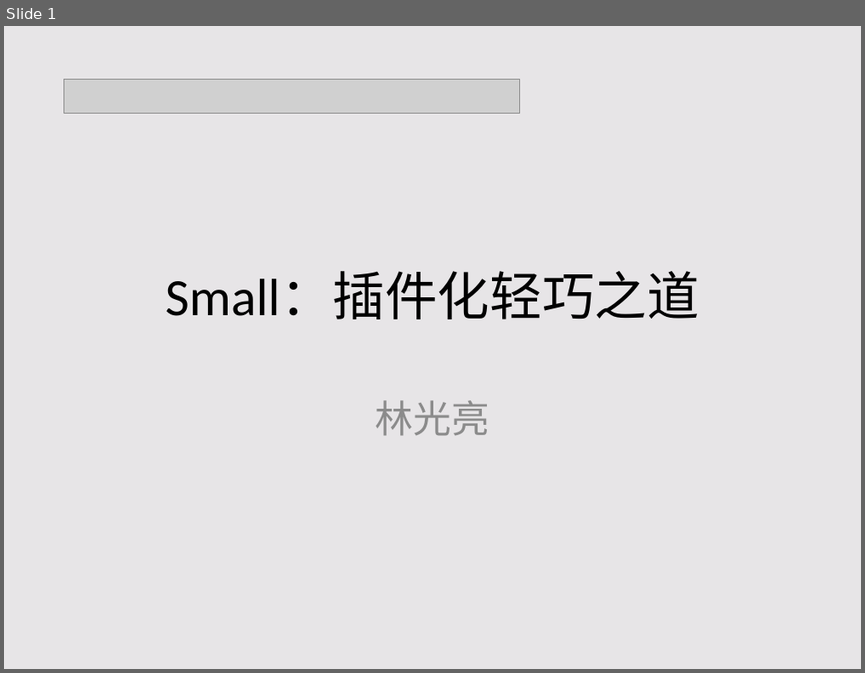
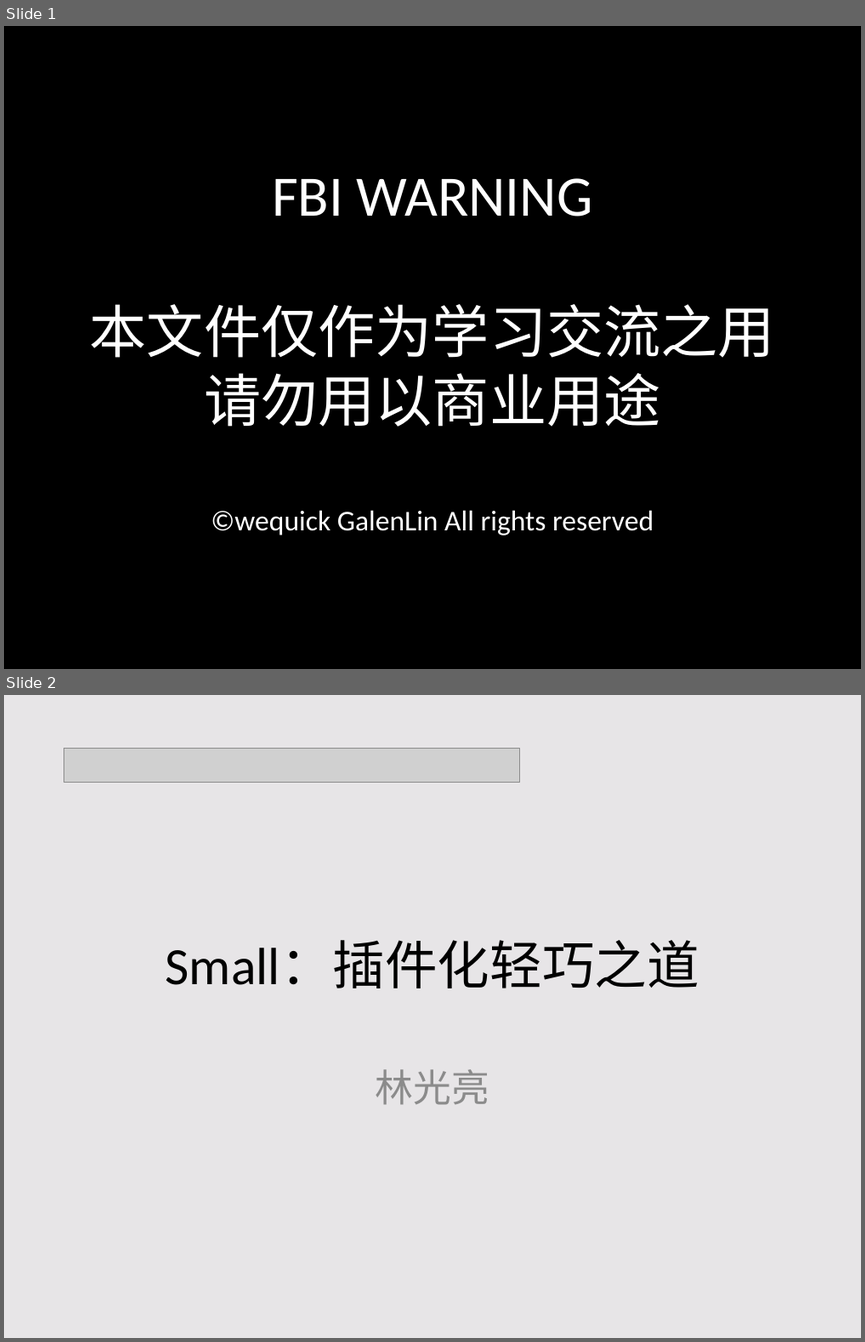
Before and after one commit to wequick/wequick.github.io, a slide deck: small/docs/ppt/gmtc-galen-small.ppsx. Shown one above the other, each under a label of ours: slide 1 before the commit, slides 1 and 2 after it. The pictures are 865x673 and 865x1342 pixels, drawn with LibreOffice and Linux fonts; fonts in the diff are those of the drawing; grey boxes stand for pictures; background and template pictures are left out. Boxes give left, top, right and bottom in pixels: in the first picture for what was removed or moved away, otherwise in the second. Text is boxed around its words. In the diff, an @@ line names an element or a change of style, - is before the commit and + after.

Commit message:
Update ppt

```diff
--- a/small/docs/ppt/gmtc-galen-small.ppsx
+++ b/small/docs/ppt/gmtc-galen-small.ppsx
@@ slide 1 added at (4, 26, 861, 669), background #000000 @@
@@ text added at (90, 178, 775, 535), 24 pt, text #FFFFFF @@
+FBI WARNING
+本文件仅作为学习交流之用
+请勿用以商业用途
+©wequick GalenLin All rights reserved
@@ what was slide 1 is now slide 2 @@
```
Also in this commit, not shown: 3 slides changed.
